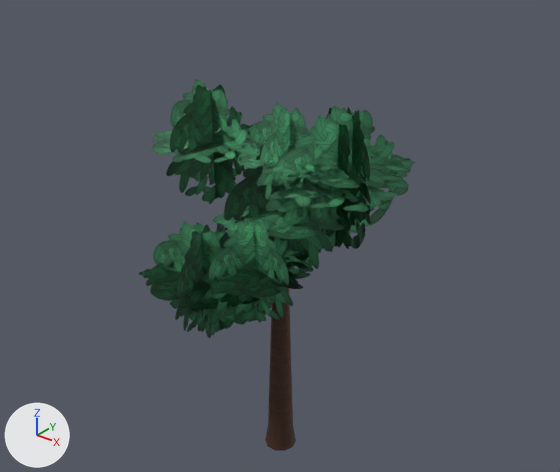
Renders of the glTF model games/adventure/assets/models/flora_deepwood.glb from each side of a commit.
One viewpoint serves both versions: a 50 mm camera at (12.44, -15.58, 16.77) aimed at (0.09, -0.14, 7.2). Arrows for +X, +Y and +Z are at lower left; the lights stay in place. The first picture is the older version.

Before the edit, the objects in view are built like this:
```python
me_deepwood_crown = bpy.data.meshes.new('deepwood_crown')
me_deepwood_crown.from_pydata(...)  # 120 vertices, 60 faces; spans x -4.1..4.34, y -4.62..3.8, z 4.22..11.32
me_deepwood_crown.materials.append(mat_leaf_deepwood)
me_deepwood_trunk = bpy.data.meshes.new('deepwood_trunk')
me_deepwood_trunk.from_pydata(...)  # 59 vertices, 120 faces; spans x -0.5..0.5, y -0.48..0.48, z -0.3..6.5
me_deepwood_trunk.materials.append(mat_bark_deepwood)
ob_crown = bpy.data.objects.new('Crown', me_deepwood_crown)
ob_crown.location = (0.0, 0.0, 0.0)
ob_trunk = bpy.data.objects.new('Trunk', me_deepwood_trunk)
ob_trunk.location = (0.0, 0.0, 0.0)
```
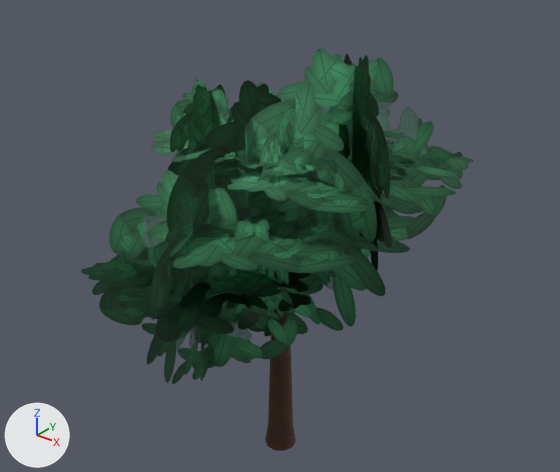
Patch to the scene script:
```diff
--- a/games/adventure/assets/models/flora_deepwood.glb.py
+++ b/games/adventure/assets/models/flora_deepwood.glb.py
@@ me_deepwood_crown_far @@
+me_deepwood_crown_far.from_pydata(...)  # 36 vertices, 18 faces; spans x -4.99..6.52, y -6.59..6.03, z 3.31..12.5
+me_deepwood_crown_far.materials.append(mat_leaf_deepwood)
@@ ob_crownfar @@
+ob_crownfar = bpy.data.objects.new('CrownFar', me_deepwood_crown_far)
+ob_crownfar.location = (0.0, 0.0, 0.0)
```

Location of each change, [x1, y1, x2, y2] in pixels of the pictures (560 x 472 px):
'CrownFar', added (green): after [81, 49, 473, 384]
